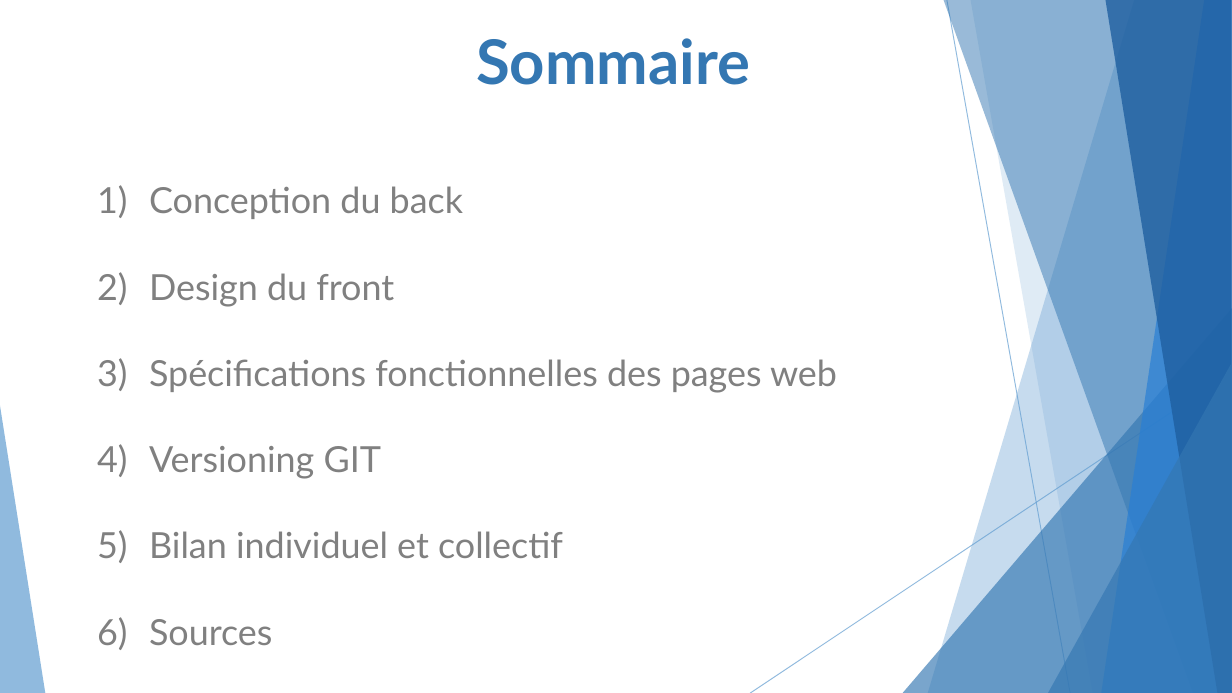
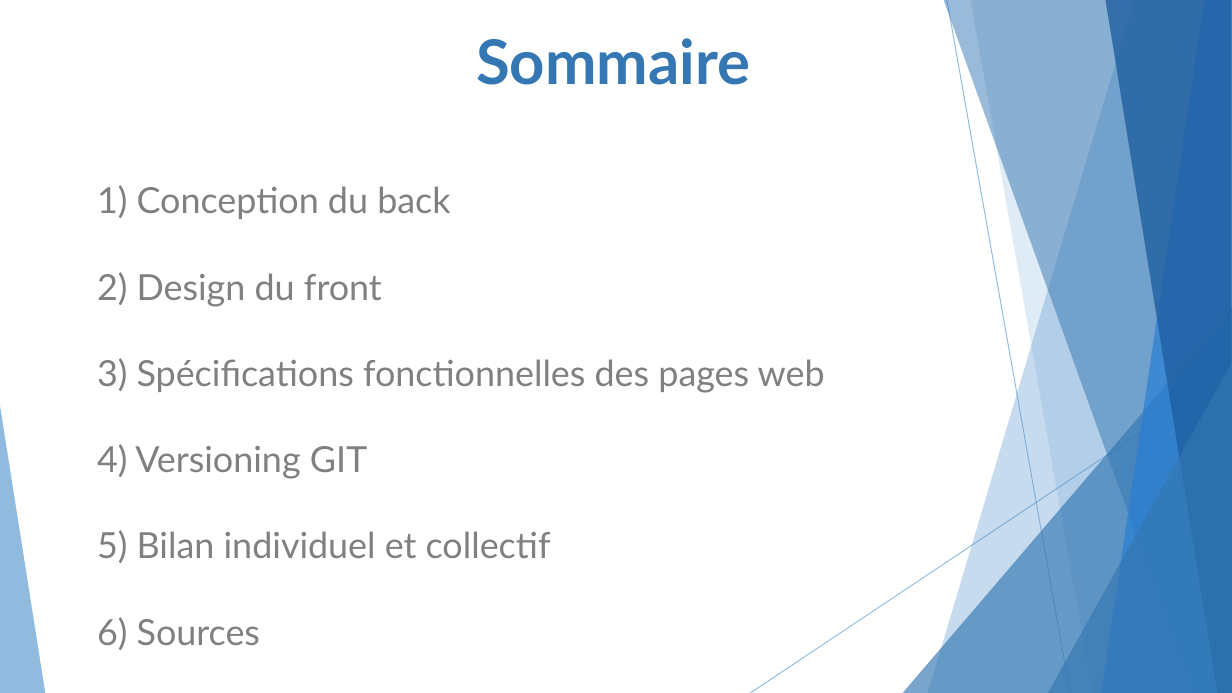
Before and after one commit to HugoFerreiraDosSantos/Projet-Piscine, a slide deck: slide 2 of Oral 05-05.pptx. Drawn at 1232x693 pixels with LibreOffice and Linux fonts; fonts in the diff are those of the drawing. Boxes give left, top, right and bottom in pixels: in the first picture for what was removed or moved away, otherwise in the second. Text is boxed around its words. In the diff, an @@ line names an element or a change of style, - is before the commit and + after.

```diff
--- a/Oral 05-05.pptx
+++ b/Oral 05-05.pptx
@@ text at (97, 185, 825, 650): text changed @@
-1) Conception du back
-2) Design du front
-3) Spécifications fonctionnelles des pages web
-4) Versioning GIT
-5) Bilan individuel et collectif
-6) Sources
+1) Conception du back
+2) Design du front
+3) Spécifications fonctionnelles des pages web
+4) Versioning GIT
+5) Bilan individuel et collectif
+6) Sources
```
Also in this commit, not shown: 6 other slides changed, 1 other file.
